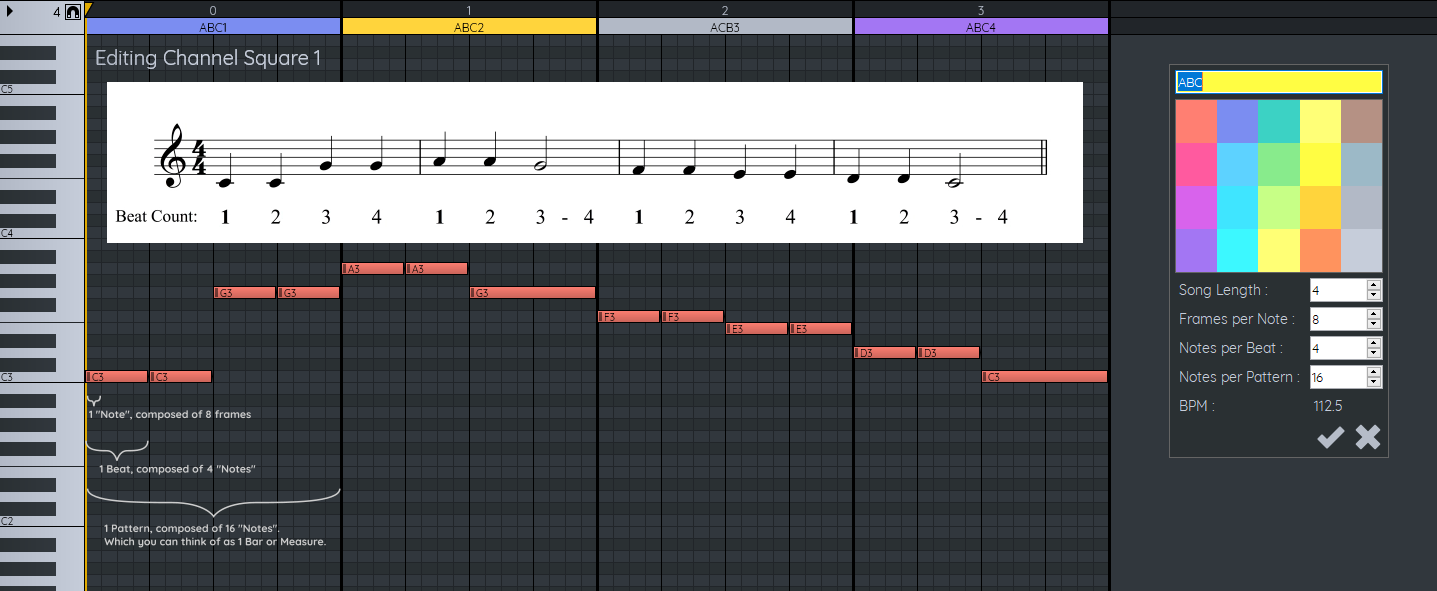
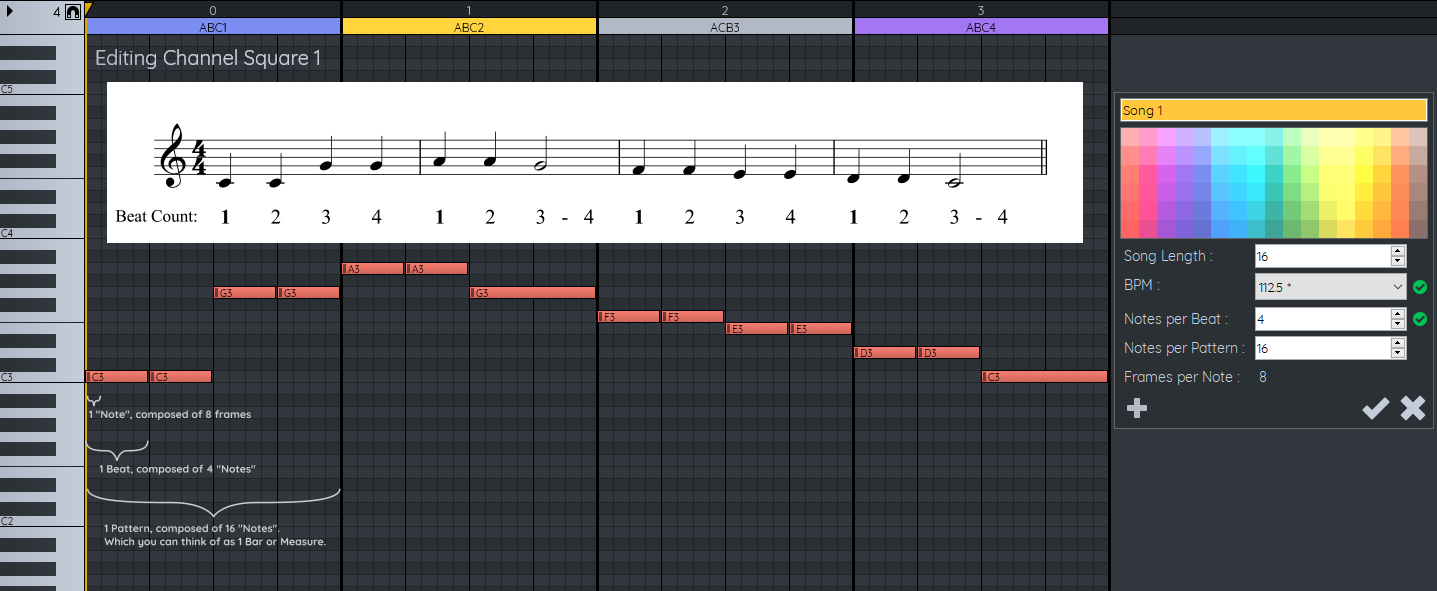
Two versions of the same layered image (1437 x 591). Layer-by-layer changes:
added layer "Pasted Layer #4" above "Pasted Layer #1" over [1114, 92, 1434, 429]
hid "Pasted Layer #1" over [1169, 64, 1389, 458]
painted on "Pasted Layer" over [148, 263, 981, 382]
